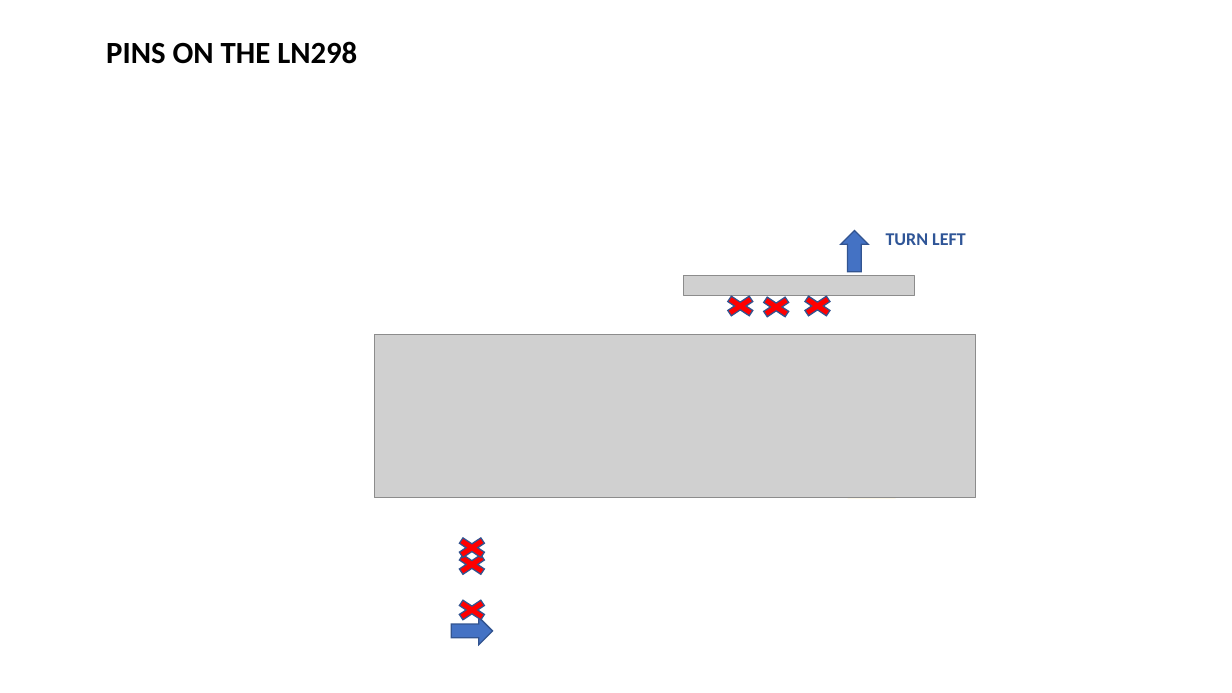
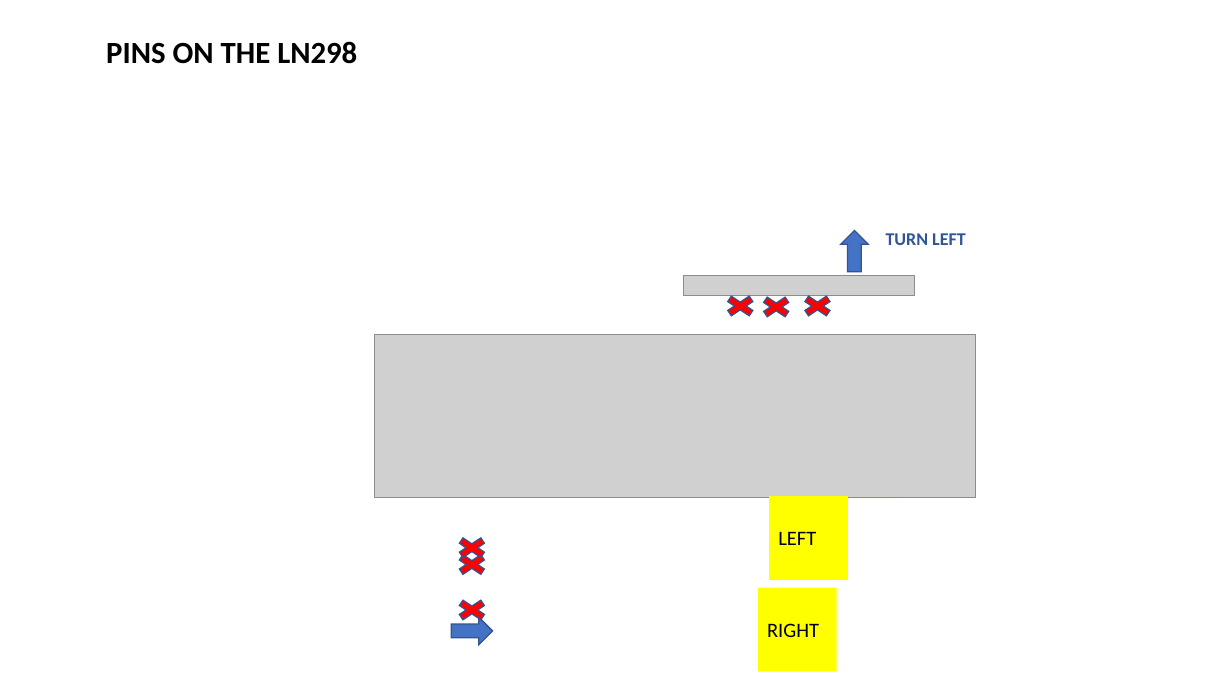
Before and after one commit to ssgoh/The-Pi-Club, a slide deck: slide 4 of Club Meetings 2023/Meeting 06 - Jun 04 2023/LN298 Wiring and Explanation.pptx. Drawn at 1232x693 pixels with LibreOffice and Linux fonts; fonts in the diff are those of the drawing; grey boxes stand for pictures; background and template pictures are left out. Boxes give left, top, right and bottom in pixels: in the first picture for what was removed or moved away, otherwise in the second. Text is boxed around its words. In the diff, an @@ line names an element or a change of style, - is before the commit and + after.

```diff
--- a/Club Meetings 2023/Meeting 06 - Jun 04 2023/LN298 Wiring and Explanation.pptx
+++ b/Club Meetings 2023/Meeting 06 - Jun 04 2023/LN298 Wiring and Explanation.pptx
@@ rectangle added at (770, 496, 848, 580), fill #FFFF00, 16 pt, text #000000 @@
+LEFT
@@ rectangle added at (758, 588, 836, 672), fill #FFFF00, 16 pt, text #000000 @@
+RIGHT
```
Also in this commit, not shown: 5 other slides changed, 1 other file.
